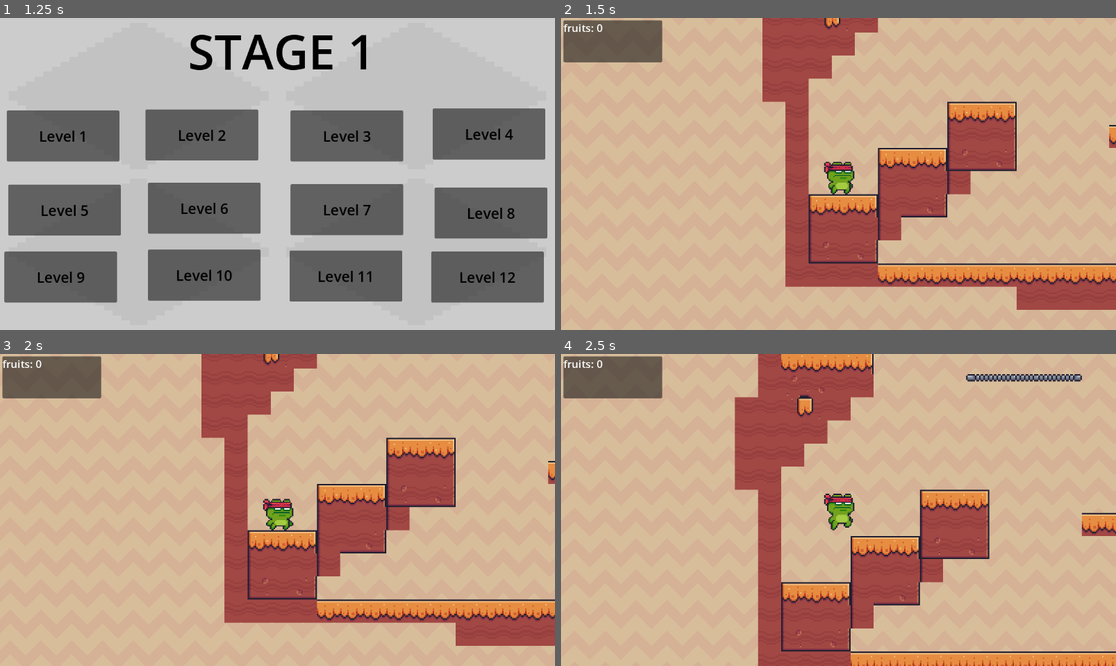
Above: before the commit, frames 1-4 (two rows, left to right).
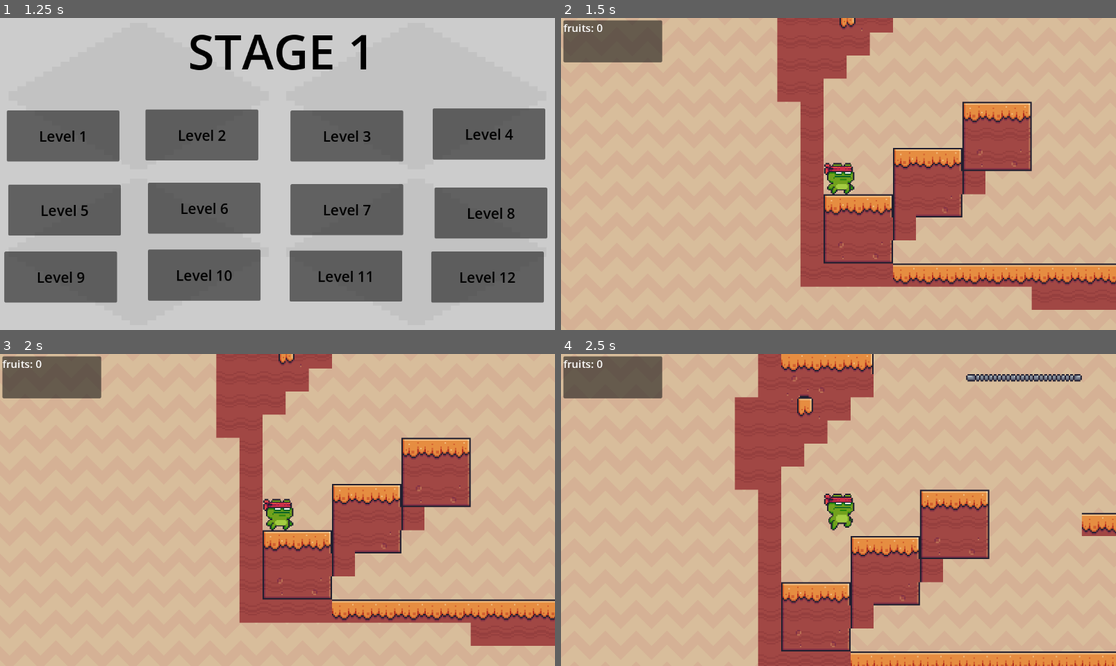
Above: after the commit, the same moments.

Repository: Dark-sudarh/Stop-Bullying
Game: Godot game, scene res://meuneo.tscn
Same seed, same stepped clock (60 frames per second), same inputs: the game is played once before the commit and once after it.
Inputs:
- Up to frame 1 (1.25 s): click "Start game" at 0.5 s
- Up to frame 2 (1.5 s): click "Level 2" at 1.25 s
- Up to frame 3 (2 s): no input
- Up to frame 4 (2.5 s): hold Right (right) from 2.03 s (still down); tap Space (jump) at 2.27 s

Frame 1 is identical in both runs. In frame 2, 10% of the frame differs, in the area x 36-100%, y 0-94%; in frame 3, 9.7%; in frame 4, nothing differs.

Commit message:
version 1.1.0

Diff:
--- a/version-1/end.gd
+++ b/version-1/end.gd
@@ -1,4 +1,7 @@
 extends Area2D
+
+
+@export var target_level : PackedScene
 
 
 # Called when the node enters the scene tree for the first time.
@@ -9,3 +12,7 @@
 # Called every frame. 'delta' is the elapsed time since the previous frame.
 func _process(delta: float) -> void:
 	pass
+
+func _on_body_entered(body:):
+	if (body.name == "characterBody2D"):
+		get_tree().change_scene_to_packed(target_level)
--- a/version-1/end.tscn
+++ b/version-1/end.tscn
@@ -16,3 +16,5 @@
 [node name="CollisionShape2D" type="CollisionShape2D" parent="."]
 position = Vector2(0, 10)
 shape = SubResource("RectangleShape2D_egc6y")
+
+[connection signal="body_entered" from="." to="." method="_on_body_entered"]
--- a/version-1/level/main.tscn
+++ b/version-1/level/main.tscn
@@ -6,6 +6,7 @@
 [ext_resource type="PackedScene" uid="uid://dgql1xot6pi6e" path="res://main.charavter.tscn" id="4_ry1g7"]
 [ext_resource type="PackedScene" uid="uid://dtbjuu7mdxc88" path="res://collectable.tscn" id="5_tdkxd"]
 [ext_resource type="PackedScene" uid="uid://l7muswknrrdn" path="res://end.tscn" id="6_fh3di"]
+[ext_resource type="PackedScene" uid="uid://gi5p05bbwpie" path="res://main_level.tscn" id="7_klgnm"]
 
 [sub_resource type="TileSetAtlasSource" id="TileSetAtlasSource_7vc00"]
 texture = ExtResource("3_j70lj")
@@ -376,6 +377,7 @@
 
 [node name="end" parent="sceneObjects" instance=ExtResource("6_fh3di")]
 position = Vector2(1221, 36)
+target_level = ExtResource("7_klgnm")
 
 [node name="UI" type="CanvasLayer" parent="."]
 
--- a/version-1/level/main2.tscn
+++ b/version-1/level/main2.tscn
@@ -1,9 +1,10 @@
-[gd_scene load_steps=8 format=3 uid="uid://c4s8oqtoqena1"]
+[gd_scene load_steps=9 format=3 uid="uid://c4s8oqtoqena1"]
 
 [ext_resource type="Script" uid="uid://bgnbxyw6f010e" path="res://game_manager.gd" id="1_f3nny"]
 [ext_resource type="Texture2D" uid="uid://bfjgjp7b5cbtk" path="res://Free/Background/Brown.png" id="2_pg07v"]
 [ext_resource type="Texture2D" uid="uid://3q460kemfb7q" path="res://Free/Terrain/Terrain (16x16).png" id="3_8x41d"]
 [ext_resource type="PackedScene" uid="uid://dgql1xot6pi6e" path="res://main.charavter.tscn" id="4_l7oop"]
+[ext_resource type="PackedScene" uid="uid://gi5p05bbwpie" path="res://main_level.tscn" id="6_f3nny"]
 [ext_resource type="PackedScene" uid="uid://l7muswknrrdn" path="res://end.tscn" id="6_wfu2w"]
 
 [sub_resource type="TileSetAtlasSource" id="TileSetAtlasSource_coeo2"]
@@ -314,10 +315,10 @@
 anchors_preset = 15
 anchor_right = 1.0
 anchor_bottom = 1.0
-offset_left = -1358.0
-offset_top = -930.0
-offset_right = 2745.0
-offset_bottom = 833.0
+offset_left = -1324.0
+offset_top = -967.0
+offset_right = 2779.0
+offset_bottom = 796.0
 grow_horizontal = 2
 grow_vertical = 2
 texture = ExtResource("2_pg07v")
@@ -346,6 +347,7 @@
 
 [node name="end" parent="sceneObjects" instance=ExtResource("6_wfu2w")]
 position = Vector2(3743, 669)
+target_level = ExtResource("6_f3nny")
 
 [node name="UI" type="CanvasLayer" parent="."]
 
Not shown: 1 places in version-1/level/main.tscn that only renumber resources
